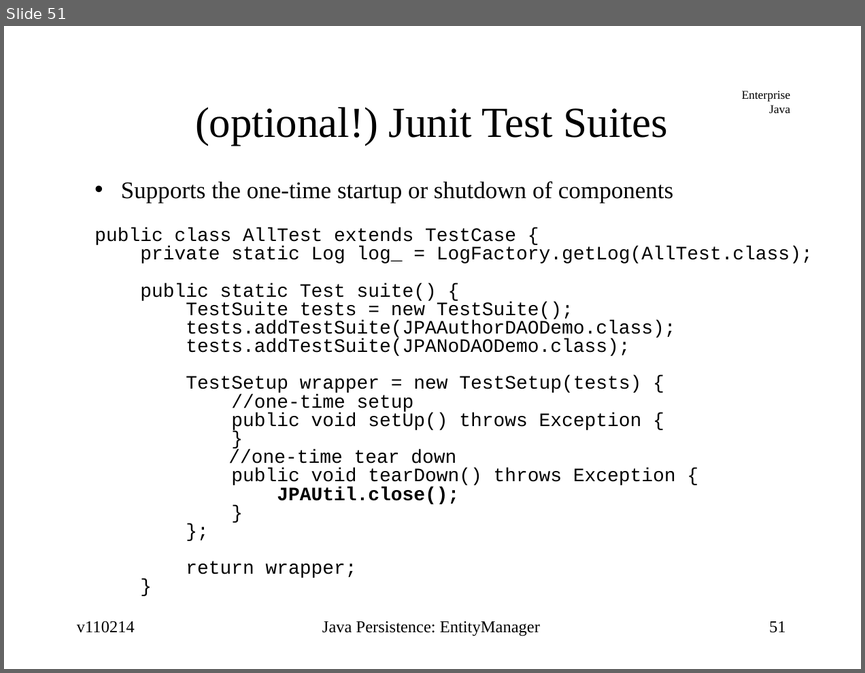
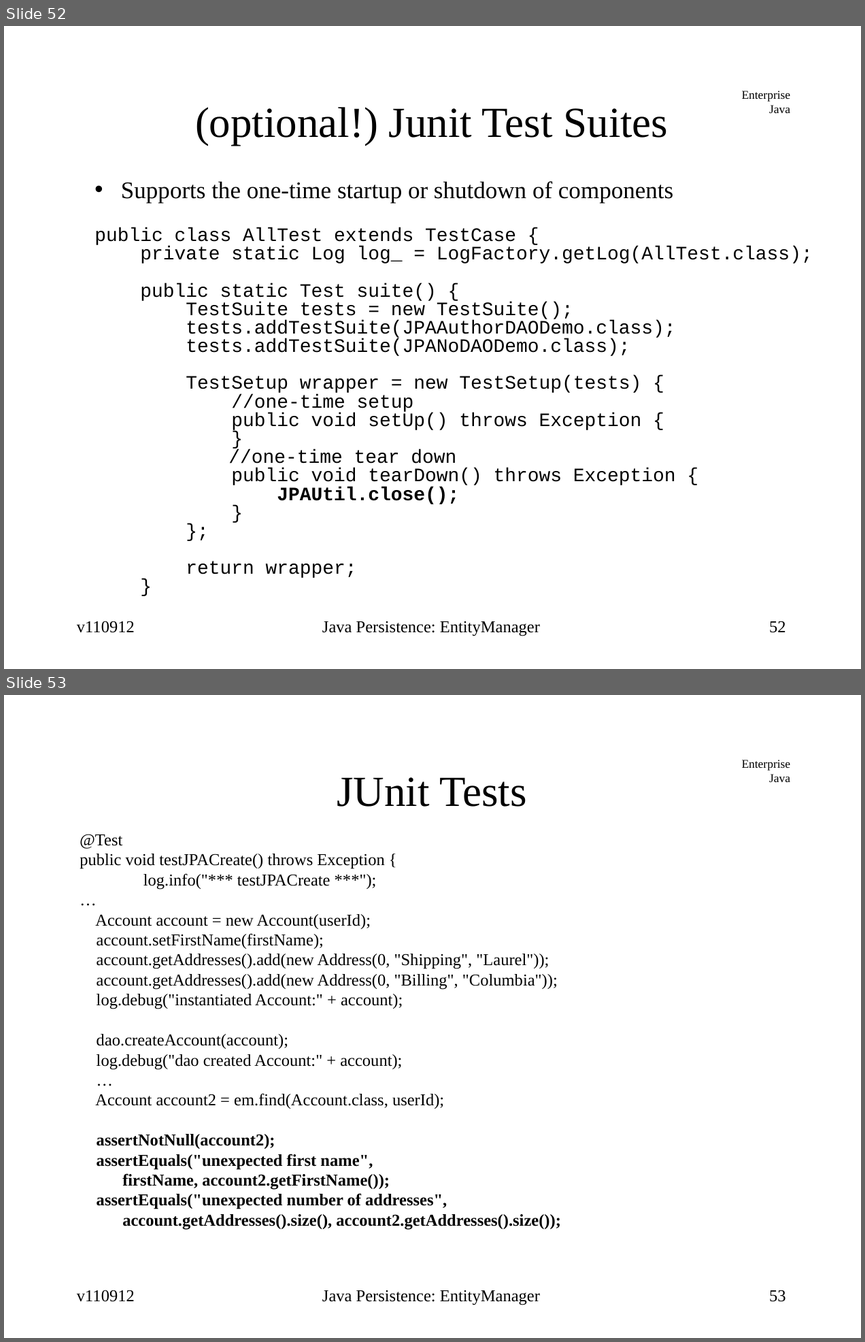
Before and after one commit to jcstaff/ejava-javaee, a slide deck: jpaDAO/src/site/resources/lectures/entityMgr.ppt. Shown one above the other, each under a label of ours: slide 51 before the commit, slides 52 and 53 after it. The pictures are 865x673 and 865x1342 pixels, drawn with LibreOffice and Linux fonts; fonts in the diff are those of the drawing. Boxes give left, top, right and bottom in pixels: in the first picture for what was removed or moved away, otherwise in the second. Text is boxed around its words. In the diff, an @@ line names an element or a change of style, - is before the commit and + after.

```diff
--- a/jpaDAO/src/site/resources/lectures/entityMgr.ppt
+++ b/jpaDAO/src/site/resources/lectures/entityMgr.ppt
@@ slide 53 added at [4,695,861,1338], background #FFFFFF; not listed: 1 template element that a slide beside it also shows @@
@@ title added at [337,777,526,807], 36 pt, text #000000 @@
+JUnit Tests
@@ text added at [79,834,561,1229], 14 pt, text #000000 @@
+@Test
+public void testJPACreate() throws Exception {
+log.info("*** testJPACreate ***");
+…
+Account account = new Account(userId);
+account.setFirstName(firstName);
+account.getAddresses().add(new Address(0, "Shipping", "Laurel"));
+account.getAddresses().add(new Address(0, "Billing", "Columbia"));
+log.debug("instantiated Account:" + account);
+dao.createAccount(account);
+log.debug("dao created Account:" + account);
+…
+Account account2 = em.find(Account.class, userId);
+assertNotNull(account2);
+assertEquals("unexpected first name",
+firstName, account2.getFirstName());
+assertEquals("unexpected number of addresses",
+account.getAddresses().size(), account2.getAddresses().size());
@@ text added at [77,1289,135,1302], 14 pt, text #000000 @@
+v110912
@@ text added at [322,1290,540,1305], 14 pt, text #000000 @@
+Java Persistence: EntityManager
@@ page number added at [769,1289,786,1302], 14 pt, text #000000 @@
+53
@@ what was slide 51 is now slide 52 @@
@@ slide 52 changed as well @@
@@ text at [77,620,135,633]: text changed @@
-v110214
+v110912
@@ page number at [769,620,786,633]: text changed @@
-51
+52
```
Also in this commit, not shown: 52 other slides changed, 1 other slide added, 1 slide removed.
